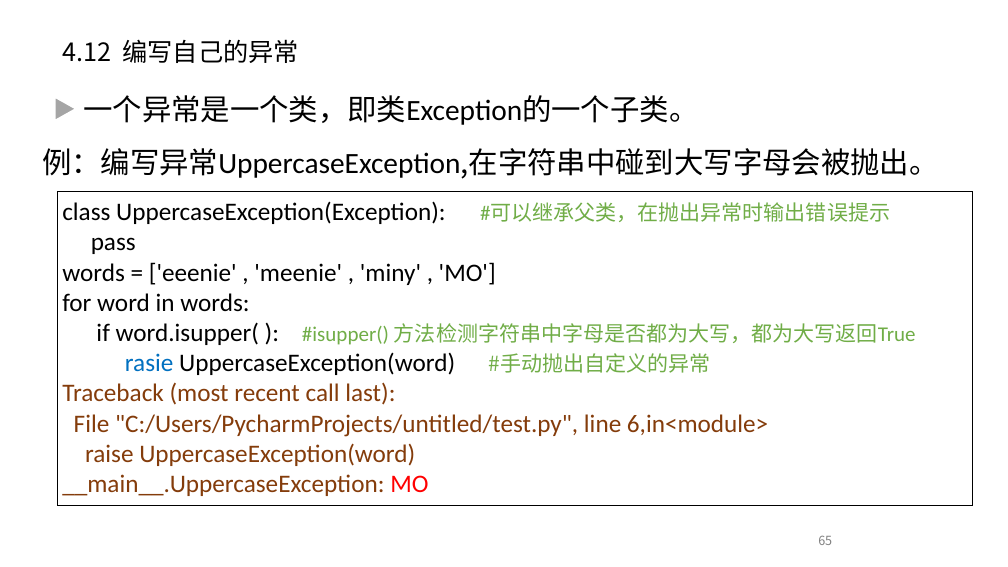
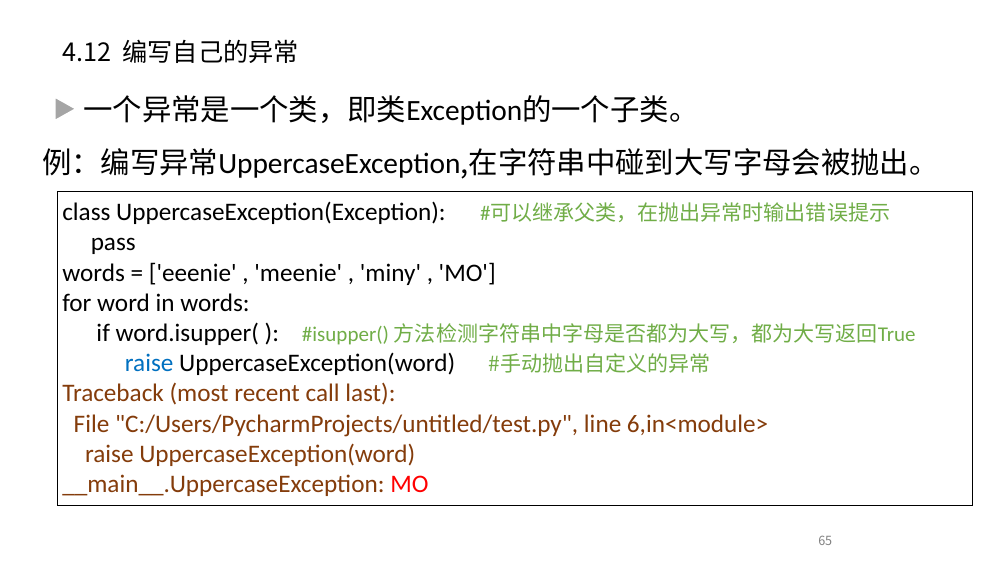
Before and after one commit to cimeguy/ML_for_Game-GoldenPoint, a slide deck: slide 65 of PPT/04代码结构.pptx. Drawn at 1008x567 pixels with LibreOffice and Linux fonts; fonts in the diff are those of the drawing; background and template pictures are left out. Boxes give left, top, right and bottom in pixels: in the first picture for what was removed or moved away, otherwise in the second. Text is boxed around its words. In the diff, an @@ line names an element or a change of style, - is before the commit and + after.

```diff
--- a/PPT/04代码结构.pptx
+++ b/PPT/04代码结构.pptx
@@ text at box(125, 352, 711, 375): text changed @@
-rasie UppercaseException(word) #手动抛出自定义的异常
+raise UppercaseException(word) #手动抛出自定义的异常
```
Also in this commit, not shown: 8 other slides changed, 1 slide added, 1 slide removed.
